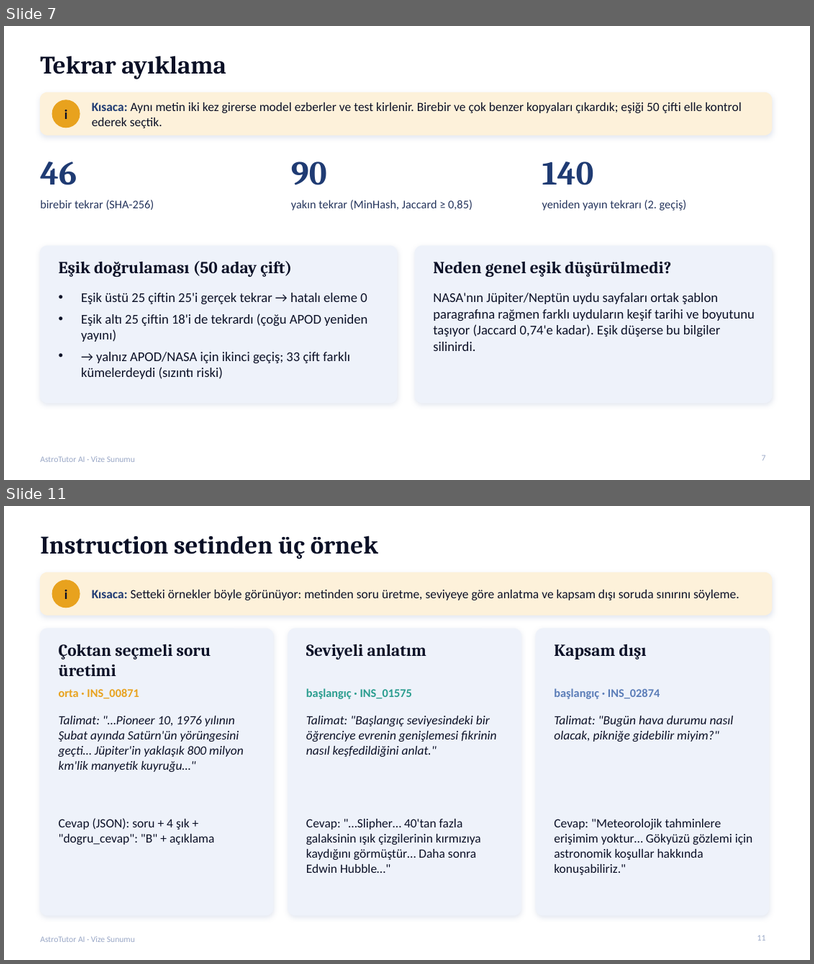
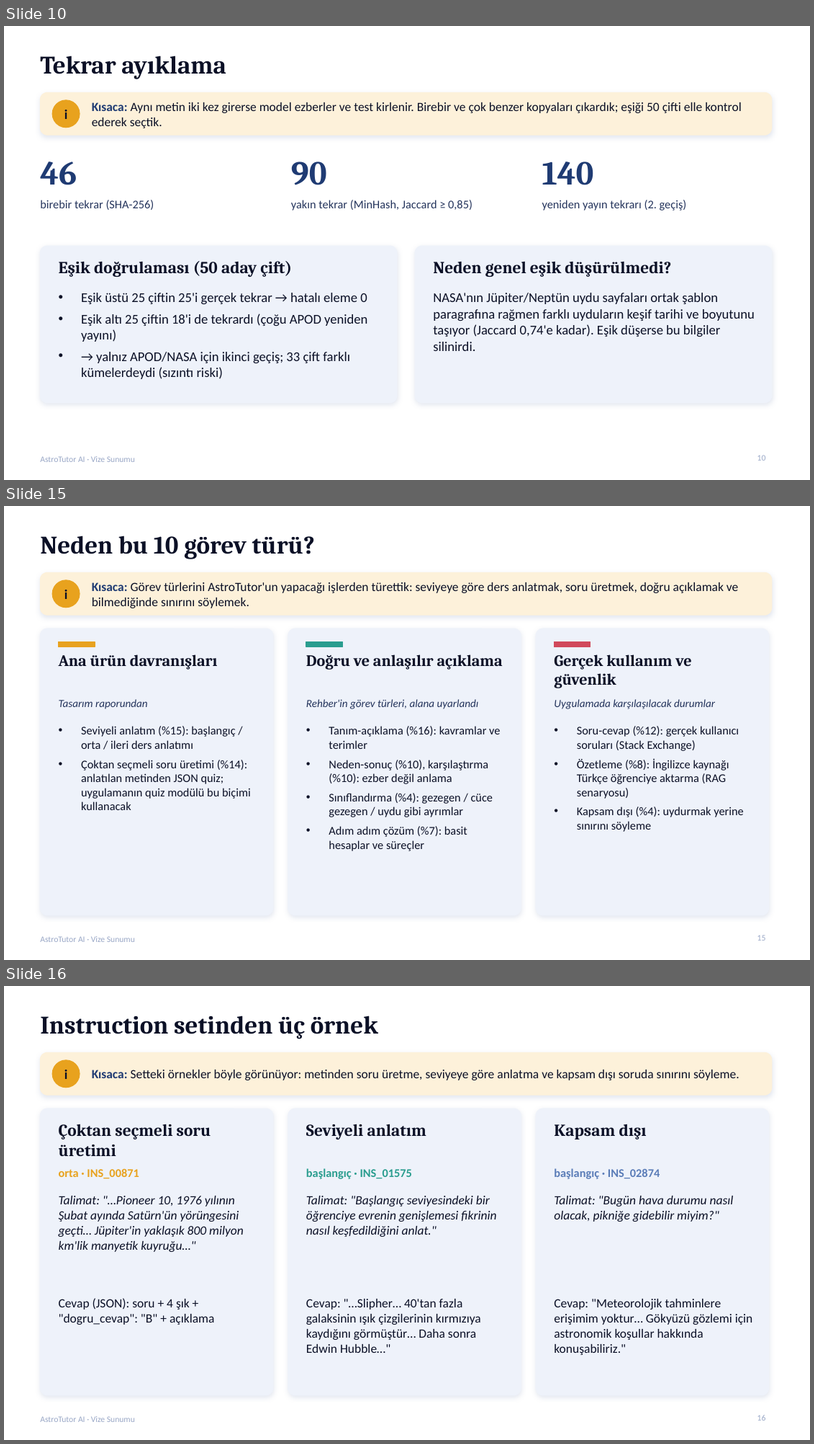
Before and after one commit to gedag/AstroTutor-AI, a slide deck: reports/AstroTutor_AI_Vize_Sunumu.pptx. Shown one above the other, each under a label of ours: slides 7 and 11 before the commit, slides 10, 15 and 16 after it; the slides between them are not shown. The pictures are 814x964 and 814x1444 pixels, drawn with LibreOffice and Linux fonts; fonts in the diff are those of the drawing. Boxes give left, top, right and bottom in pixels: in the first picture for what was removed or moved away, otherwise in the second. Text is boxed around its words. In the diff, an @@ line names an element or a change of style, - is before the commit and + after.

Commit message:
Sunum adım adım açıklamalı hâle getirildi: kaynaklar ve dil, neden Türkçe, adım tabloları, neden? soruları, v1.0/v1.1 kararı (24 slayt)

```diff
--- a/reports/AstroTutor_AI_Vize_Sunumu.pptx
+++ b/reports/AstroTutor_AI_Vize_Sunumu.pptx
@@ slide 15 added at bbox=[4, 506, 810, 960], background #FFFFFF; not listed: 1 template element that a slide beside it also shows @@
@@ title added at bbox=[40, 536, 315, 559], 30 pt, text #0B1026, bold @@
+Neden bu 10 görev türü?
@@ rounded rectangle added at bbox=[40, 572, 772, 615], fill #FDF1DA, outline #FDF1DA 1 pt @@
@@ ellipse added at bbox=[52, 580, 80, 608], fill #E8A21E, outline #E8A21E 1 pt @@
@@ text added at bbox=[64, 590, 68, 599], 16 pt, text #0B1026, bold @@
+i
@@ text added at bbox=[92, 582, 738, 608], 15 pt, text #0B1026 @@
+Kısaca: Görev türlerini AstroTutor'un yapacağı işlerden türettik: seviyeye göre ders anlatmak, soru üretmek, doğru açıklamak ve bilmediğinde sınırını söylemek.
@@ rounded rectangle added at bbox=[40, 628, 273, 915], fill #EEF2FA, outline #EEF2FA 1 pt @@
@@ rounded rectangle added at bbox=[288, 628, 521, 915], fill #EEF2FA, outline #EEF2FA 1 pt @@
@@ rounded rectangle added at bbox=[536, 628, 769, 915], fill #EEF2FA, outline #EEF2FA 1 pt @@
@@ rectangle added at bbox=[59, 642, 95, 647], fill #E8A21E, outline #E8A21E 1 pt @@
@@ text added at bbox=[59, 654, 218, 669], 19 pt, text #0B1026, bold @@
+Ana ürün davranışları
@@ rectangle added at bbox=[306, 642, 343, 647], fill #2A9D8F, outline #2A9D8F 1 pt @@
@@ text added at bbox=[306, 654, 503, 669], 19 pt, text #0B1026, bold @@
+Doğru ve anlaşılır açıklama
@@ text added at bbox=[554, 654, 692, 688], 19 pt, text #0B1026, bold @@
+Gerçek kullanım ve güvenlik
@@ rectangle added at bbox=[555, 642, 591, 647], fill #D1495B, outline #D1495B 1 pt @@
@@ text added at bbox=[59, 699, 148, 709], 13 pt, text #24345C, italic @@
+Tasarım raporundan
@@ text added at bbox=[306, 699, 479, 709], 13 pt, text #24345C, italic @@
+Rehber'in görev türleri, alana uyarlandı
@@ text added at bbox=[554, 699, 715, 709], 13 pt, text #24345C, italic @@
+Uygulamada karşılaşılacak durumlar
@@ text added at bbox=[81, 726, 251, 810], 14 pt, text #0B1026 @@
+• Seviyeli anlatım (%15): başlangıç / orta / ileri ders anlatımı
+• Çoktan seçmeli soru üretimi (%14): anlatılan metinden JSON quiz; uygulamanın quiz modülü bu biçimi kullanacak
@@ text added at bbox=[329, 726, 500, 851], 14 pt, text #0B1026 @@
+• Tanım-açıklama (%16): kavramlar ve terimler
+• Neden-sonuç (%10), karşılaştırma (%10): ezber değil anlama
+• Sınıflandırma (%4): gezegen / cüce gezegen / uydu gibi ayrımlar
+• Adım adım çözüm (%7): basit hesaplar ve süreçler
@@ text added at bbox=[577, 726, 743, 831], 14 pt, text #0B1026 @@
+• Soru-cevap (%12): gerçek kullanıcı soruları (Stack Exchange)
+• Özetleme (%8): İngilizce kaynağı Türkçe öğrenciye aktarma (RAG senaryosu)
+• Kapsam dışı (%4): uydurmak yerine sınırını söyleme
@@ page number added at bbox=[758, 934, 766, 940], 10 pt, text #9AA8C7 @@
+15
@@ what was slide 7 is now slide 10 @@
@@ page number at bbox=[758, 454, 766, 460]: text changed @@
-7
+10
@@ what was slide 11 is now slide 16 @@
@@ page number at bbox=[758, 1414, 766, 1420]: text changed @@
-11
+16
```
Also in this commit, not shown: 8 slides changed, 6 other slides added, 2 other files.
